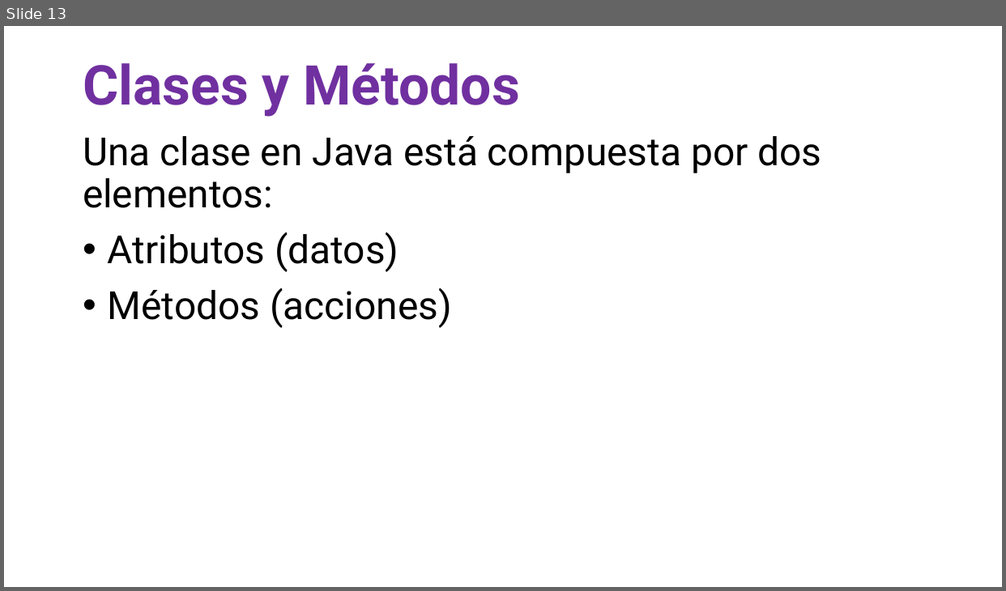
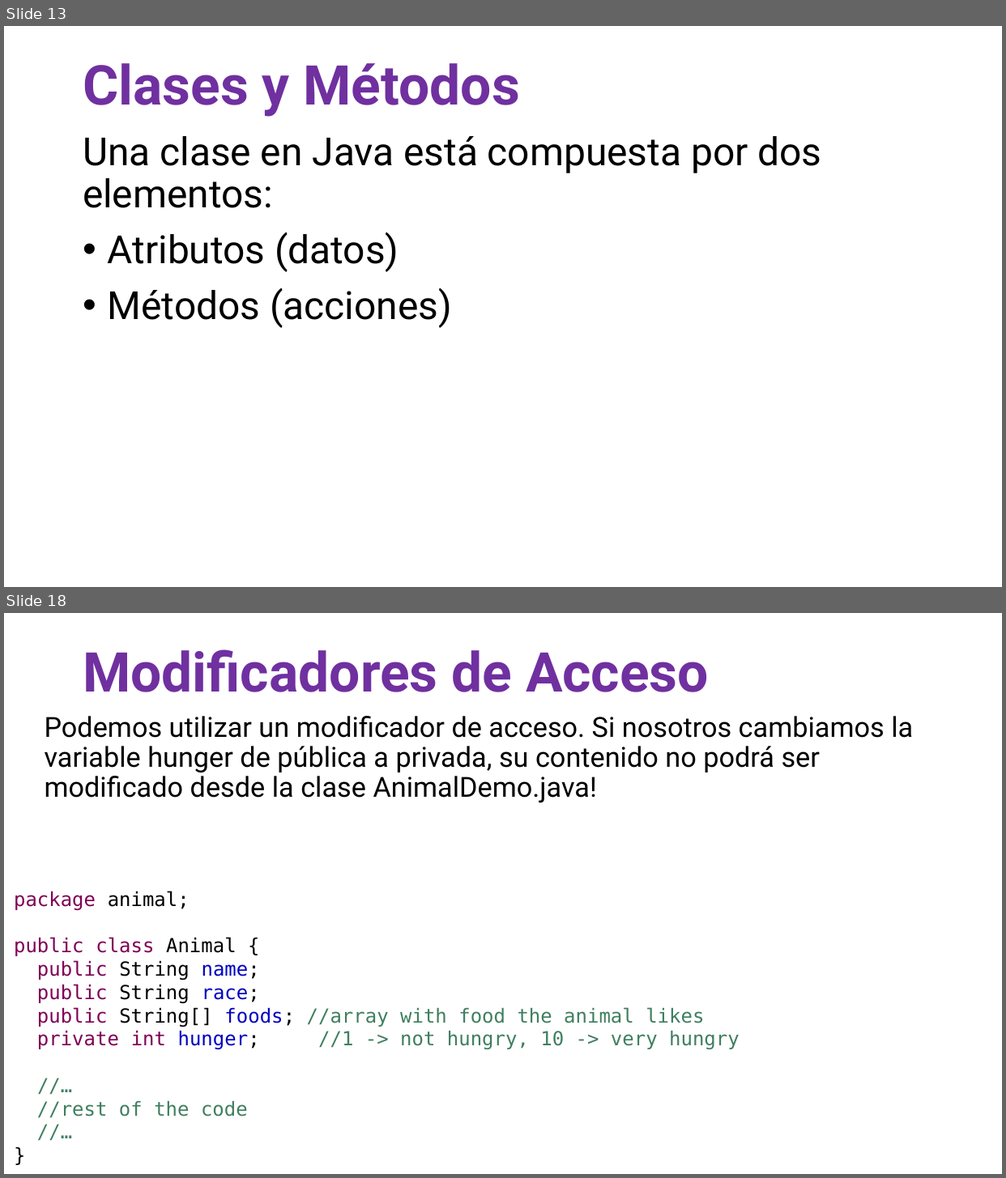
Before and after one commit to OMardil/INFO2, a slide deck: MOD03_Introduccion_a_OOP/01 Presentacion/INFO2_MOD03-Introduccion_a_OOP.pptx. Shown one above the other, each under a label of ours: slide 13 before the commit, slides 13 and 18 after it; the slides between them are not shown. The pictures are 1006x591 and 1006x1178 pixels, drawn with LibreOffice and Linux fonts; fonts in the diff are those of the drawing. Boxes give left, top, right and bottom in pixels: in the first picture for what was removed or moved away, otherwise in the second. Text is boxed around its words. In the diff, an @@ line names an element or a change of style, - is before the commit and + after.

```diff
--- a/MOD03_Introduccion_a_OOP/01 Presentacion/INFO2_MOD03-Introduccion_a_OOP.pptx
+++ b/MOD03_Introduccion_a_OOP/01 Presentacion/INFO2_MOD03-Introduccion_a_OOP.pptx
@@ slide 18 added at bbox=[4, 613, 1002, 1174], background #FFFFFF @@
@@ title added at bbox=[83, 649, 709, 692], 39.6 pt, text #7030A0, bold @@
+Modificadores de Acceso
@@ text added at bbox=[44, 716, 913, 803], 20 pt, text #000000 @@
+Podemos utilizar un modificador de acceso. Si nosotros cambiamos la variable hunger de pública a privada, su contenido no podrá ser modificado desde la clase AnimalDemo.java!
@@ text added at bbox=[14, 891, 739, 1118], 14 pt, text #3F7F5F @@
+package animal;
+public class Animal {
+public String name;
+public String race;
+public String[] foods; //array with food the animal likes
+private int hunger; //1 -> not hungry, 10 -> very hungry
+//…
+//rest of the code
+//…
+}
```
Also in this commit, not shown: 2 slides changed, 5 other slides added, 1 slide removed, 2 other files.
